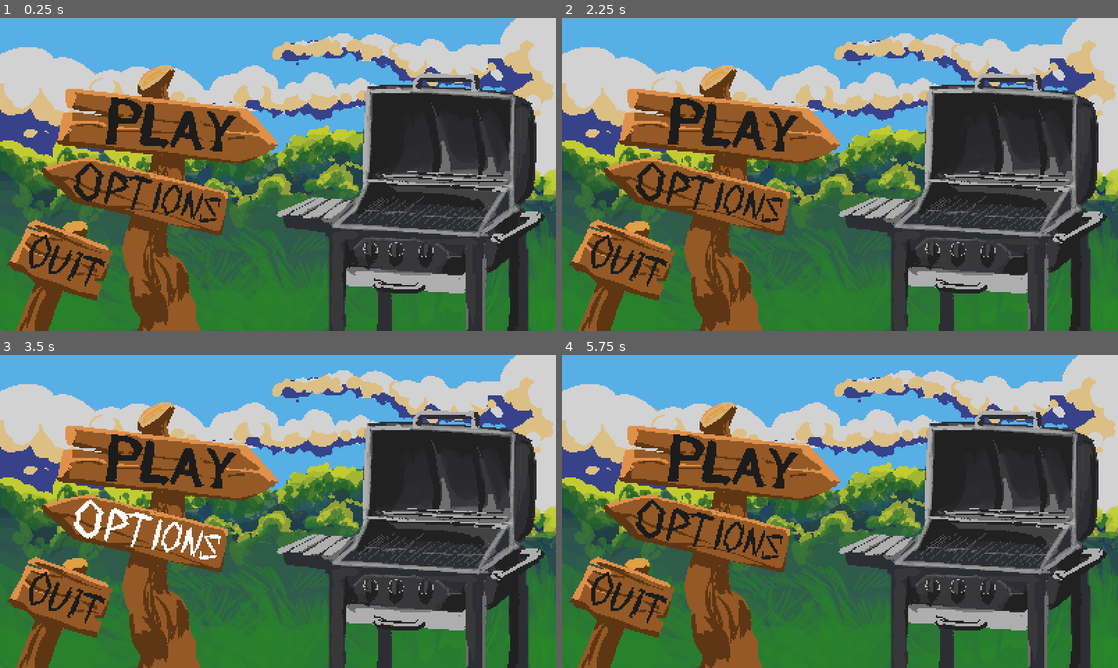
Above: before the commit, frames 1-4 (two rows, left to right).
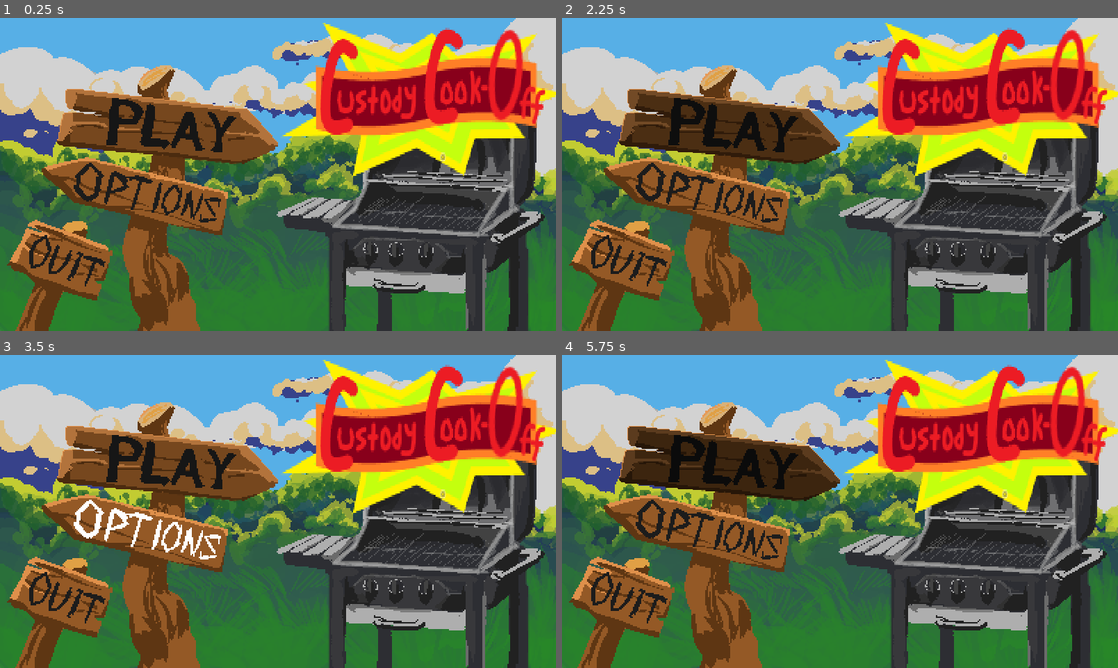
Above: after the commit, the same moments.

Repository: Drury-Indie-Game-Studio/GGJ2024
Game: Godot game, scene res://Scenes/MainMenuBackground.tscn
The game is run twice, just before and just after one commit, with the same random seed, the same clock (stepped at 60 frames per second) and the same inputs.
Inputs (mouse positions are in pixels of both pictures, inside the frame that each line leads up to):
- Up to frame 1 (0.25 s): no input
- Up to frame 2 (2.25 s): click (840, 174) at 0.5 s; click (840, 174) at 1.25 s; move the mouse to (962, 158) at 2.02 s; hold Right (ui_right) from 2.03 s (still down)
- Up to frame 3 (3.5 s): move the mouse to (166, 527) at 2.77 s; release Right (ui_right) at 2.78 s; hold Down (ui_down) from 2.78 s (still down)
- Up to frame 4 (5.75 s): move the mouse to (895, 442) at 3.52 s; release Down (ui_down) at 3.53 s; hold Right (ui_right) 3.53-4.28 s; tap Enter at 4.25 s; move the mouse to (812, 574) at 4.27 s; hold Up (ui_up) 4.28-5.03 s; move the mouse to (1006, 558) at 5.02 s; hold Left (ui_left) from 5.03 s (still down)

The runs differ from the first frame. In frame 1, 19% of the frame differs, in the area x 10-100%, y 1-51%; in frame 2, 19%; in frame 3, 19%; in frame 4, 19%.

Commit message:
Play button animation

Diff:
--- a/Scenes/MainMenu.tscn
+++ b/Scenes/MainMenu.tscn
@@ -1,16 +1,17 @@
-[gd_scene load_steps=13 format=3 uid="uid://bw14epdojylv3"]
+[gd_scene load_steps=14 format=3 uid="uid://bw14epdojylv3"]
 
 [ext_resource type="Script" path="res://Assets/Scripts/StartButton.gd" id="1_lndyy"]
-[ext_resource type="Texture2D" uid="uid://cnlnojewacvb1" path="res://Assets/Sprites/Start_01.png" id="2_gqp1m"]
-[ext_resource type="Texture2D" uid="uid://c8sp27ei2tull" path="res://Assets/Sprites/Start_02.png" id="3_urk6g"]
-[ext_resource type="Texture2D" uid="uid://b1hc2h3rbw3n" path="res://Assets/Sprites/Start_03.png" id="4_bx0yi"]
-[ext_resource type="Texture2D" uid="uid://chyb2keyqov7i" path="res://Assets/Sprites/Start_04.png" id="5_ur14n"]
-[ext_resource type="Texture2D" uid="uid://2qrmcnxls6b2" path="res://Assets/Sprites/Start_05.png" id="6_q0veq"]
-[ext_resource type="Texture2D" uid="uid://ddue0q448njhc" path="res://Assets/Sprites/Start_06.png" id="7_0fcf2"]
-[ext_resource type="Texture2D" uid="uid://d4baxq6xk8le4" path="res://Assets/Sprites/Start_07.png" id="8_730sm"]
-[ext_resource type="Texture2D" uid="uid://df5m4f4oxrflq" path="res://Assets/Sprites/Start_08.png" id="9_wu50f"]
+[ext_resource type="Texture2D" uid="uid://cnlnojewacvb1" path="res://Assets/Sprites/Start/Start_01.png" id="2_gqp1m"]
+[ext_resource type="Texture2D" uid="uid://c8sp27ei2tull" path="res://Assets/Sprites/Start/Start_02.png" id="3_urk6g"]
+[ext_resource type="Texture2D" uid="uid://b1hc2h3rbw3n" path="res://Assets/Sprites/Start/Start_03.png" id="4_bx0yi"]
+[ext_resource type="Texture2D" uid="uid://chyb2keyqov7i" path="res://Assets/Sprites/Start/Start_04.png" id="5_ur14n"]
+[ext_resource type="Texture2D" uid="uid://2qrmcnxls6b2" path="res://Assets/Sprites/Start/Start_05.png" id="6_q0veq"]
+[ext_resource type="Texture2D" uid="uid://ddue0q448njhc" path="res://Assets/Sprites/Start/Start_06.png" id="7_0fcf2"]
+[ext_resource type="Texture2D" uid="uid://d4baxq6xk8le4" path="res://Assets/Sprites/Start/Start_07.png" id="8_730sm"]
+[ext_resource type="Texture2D" uid="uid://df5m4f4oxrflq" path="res://Assets/Sprites/Start/Start_08.png" id="9_wu50f"]
 [ext_resource type="Script" path="res://Scenes/Quit.gd" id="10_n83ec"]
 [ext_resource type="Script" path="res://Scenes/Settings.gd" id="11_vsct0"]
+[ext_resource type="Texture2D" uid="uid://dndysfr5gpkje" path="res://Assets/Sprites/MainMenu/Custody_Cook-Off_Logo.png" id="12_6jvr6"]
 
 [sub_resource type="SpriteFrames" id="SpriteFrames_v65os"]
 animations = [{
@@ -71,6 +72,7 @@
 layout_mode = 2
 
 [node name="Label" type="Label" parent="VBoxContainer - Main"]
+self_modulate = Color(1, 1, 1, 0)
 custom_minimum_size = Vector2(256, 256)
 layout_mode = 2
 theme_override_font_sizes/font_size = 100
@@ -113,7 +115,7 @@
 position = Vector2(66, 28.5)
 scale = Vector2(2.63, 2.7125)
 sprite_frames = SubResource("SpriteFrames_v65os")
-animation = &"Focus"
+animation = &"Idle"
 speed_scale = 2.0
 
 [node name="Settings" type="Button" parent="VBoxContainer - Main/VBoxContainer - Buttons"]
@@ -148,6 +150,11 @@
 text = "Copyright © 2024 Drury Indie Game Studio"
 horizontal_alignment = 2
 
+[node name="CustodyCook-offLogo" type="Sprite2D" parent="."]
+position = Vector2(590, 213.5)
+scale = Vector2(2.608, 2.81)
+texture = ExtResource("12_6jvr6")
+
 [connection signal="focus_entered" from="VBoxContainer - Main/VBoxContainer - Buttons/Start" to="VBoxContainer - Main/VBoxContainer - Buttons/Start" method="_on_focus_entered"]
 [connection signal="focus_exited" from="VBoxContainer - Main/VBoxContainer - Buttons/Start" to="VBoxContainer - Main/VBoxContainer - Buttons/Start" method="_on_focus_exited"]
 [connection signal="mouse_entered" from="VBoxContainer - Main/VBoxContainer - Buttons/Start" to="VBoxContainer - Main/VBoxContainer - Buttons/Start" method="_on_mouse_entered"]
--- a/Scenes/MainMenuBackground.tscn
+++ b/Scenes/MainMenuBackground.tscn
@@ -6,10 +6,63 @@
 [ext_resource type="BitMap" uid="uid://sesh3ln4vkla" path="res://Assets/Sprites/MainMenu/menu_play_mask.png" id="4_unk3v"]
 [ext_resource type="Texture2D" uid="uid://5vroh5obvmbg" path="res://Assets/Sprites/MainMenu/menu_options.png" id="5_4bifi"]
 [ext_resource type="Texture2D" uid="uid://xc35mej3hue2" path="res://Assets/Sprites/MainMenu/menu_quit.png" id="5_14wr4"]
+[ext_resource type="Script" path="res://Scenes/PlayButton.gd" id="5_ip4j1"]
 [ext_resource type="Texture2D" uid="uid://d2evto850m3r8" path="res://Assets/Sprites/MainMenu/menu_quit_2.png" id="6_48sar"]
+[ext_resource type="Texture2D" uid="uid://c23kk7g807oyp" path="res://Assets/Sprites/Play/Play_01.png" id="6_pt14n"]
+[ext_resource type="Texture2D" uid="uid://kd4loxa0n7ih" path="res://Assets/Sprites/Play/play_focus.png" id="6_sdspr"]
 [ext_resource type="Texture2D" uid="uid://cl5mx8spboqi4" path="res://Assets/Sprites/MainMenu/menu_options_2.png" id="6_tspjw"]
+[ext_resource type="Texture2D" uid="uid://byamwm3sa4lx3" path="res://Assets/Sprites/Play/Play_02.png" id="7_0p20a"]
 [ext_resource type="BitMap" uid="uid://chaw5v6bg5182" path="res://Assets/Sprites/MainMenu/menu_options_mask.png" id="7_leofl"]
 [ext_resource type="BitMap" uid="uid://c11cyl5a4wrdh" path="res://Assets/Sprites/MainMenu/menu_quit_mask.png" id="7_r8e7u"]
+[ext_resource type="Texture2D" uid="uid://cxj3odtxpa6j5" path="res://Assets/Sprites/Play/Play_03.png" id="8_afmx1"]
+[ext_resource type="Texture2D" uid="uid://brnfxta0rq40o" path="res://Assets/Sprites/Play/Play_04.png" id="9_l6j56"]
+[ext_resource type="Script" path="res://Scenes/SettingsButton.gd" id="9_pdfan"]
+[ext_resource type="Texture2D" uid="uid://bgro5fql7gxaq" path="res://Assets/Sprites/Play/Play_05.png" id="10_0d3iq"]
+[ext_resource type="Texture2D" uid="uid://dw1itv0s81n5t" path="res://Assets/Sprites/Play/Play_06.png" id="11_fg4ul"]
+[ext_resource type="Texture2D" uid="uid://ce0pxi15gptv5" path="res://Assets/Sprites/Play/Play_07.png" id="12_uvtrn"]
+[ext_resource type="Texture2D" uid="uid://dd6baao8hpl1o" path="res://Assets/Sprites/Play/Play_08.png" id="13_gj4pb"]
+[ext_resource type="Script" path="res://Scenes/QuitButton.gd" id="13_l6dej"]
+[ext_resource type="Texture2D" uid="uid://dndysfr5gpkje" path="res://Assets/Sprites/MainMenu/Custody_Cook-Off_Logo.png" id="23_82u8i"]
+
+[sub_resource type="SpriteFrames" id="SpriteFrames_2ku4j"]
+animations = [{
+"frames": [{
+"duration": 1.0,
+"texture": ExtResource("6_sdspr")
+}],
+"loop": true,
+"name": &"Focus",
+"speed": 5.0
+}, {
+"frames": [{
+"duration": 1.0,
+"texture": ExtResource("6_pt14n")
+}, {
+"duration": 1.0,
+"texture": ExtResource("7_0p20a")
+}, {
+"duration": 1.0,
+"texture": ExtResource("8_afmx1")
+}, {
+"duration": 1.0,
+"texture": ExtResource("9_l6j56")
+}, {
+"duration": 1.0,
+"texture": ExtResource("10_0d3iq")
+}, {
+"duration": 1.0,
+"texture": ExtResource("11_fg4ul")
+}, {
+"duration": 1.0,
+"texture": ExtResource("12_uvtrn")
+}, {
+"duration": 1.0,
+"texture": ExtResource("13_gj4pb")
+}],
+"loop": true,
+"name": &"Idle",
+"speed": 5.0
+}]
 
 [node name="Control" type="Control"]
 layout_mode = 3
@@ -34,6 +87,13 @@
 texture_hover = ExtResource("3_74yu0")
 texture_click_mask = ExtResource("4_unk3v")
 stretch_mode = 0
+script = ExtResource("5_ip4j1")
+
+[node name="AnimatedSprite2D" type="AnimatedSprite2D" parent="PlayButton"]
+position = Vector2(960.5, 540.75)
+scale = Vector2(4.7825, 4.77111)
+sprite_frames = SubResource("SpriteFrames_2ku4j")
+animation = &"Focus"
 
 [node name="SettingsButton" type="TextureButton" parent="."]
 layout_mode = 0
@@ -44,6 +104,7 @@
 texture_hover = ExtResource("6_tspjw")
 texture_click_mask = ExtResource("7_leofl")
 stretch_mode = 0
+script = ExtResource("9_pdfan")
 
 [node name="QuitButton" type="TextureButton" parent="."]
 layout_mode = 0
@@ -54,3 +115,14 @@
 texture_hover = ExtResource("6_48sar")
 texture_click_mask = ExtResource("7_r8e7u")
 stretch_mode = 0
+script = ExtResource("13_l6dej")
+
+[node name="CustodyCook-offLogo" type="Sprite2D" parent="."]
+position = Vector2(1472, 286)
+scale = Vector2(4.213, 6.1425)
+texture = ExtResource("23_82u8i")
+
+[node name="AnimatedSprite2D" type="AnimatedSprite2D" parent="."]
+
+[connection signal="mouse_entered" from="PlayButton" to="PlayButton" method="_on_mouse_entered"]
+[connection signal="mouse_exited" from="PlayButton" to="PlayButton" method="_on_mouse_exited"]
--- /dev/null
+++ b/Scenes/PlayButton.gd
@@ -0,0 +1,13 @@
+extends TextureButton
+
+func _ready():
+	get_node("AnimatedSprite2D").play("Idle")
+
+
+
+func _on_mouse_entered():
+	get_node("AnimatedSprite2D").play("Focus")
+
+
+func _on_mouse_exited():
+	get_node("AnimatedSprite2D").play("Idle")
--- /dev/null
+++ b/Scenes/QuitButton.gd
@@ -0,0 +1 @@
+extends TextureButton
--- /dev/null
+++ b/Scenes/SettingsButton.gd
@@ -0,0 +1 @@
+extends TextureButton
Not shown, added: Assets/Sound/Music/dads_present/business_dad.wav.import
Not shown, added: Assets/Sound/Music/dads_present/football_dad.wav.import
Not shown, added: Assets/Sound/Music/dads_present/geeky_dad.wav.import
Not shown, added: Assets/Sound/Music/dads_present/midlifecrisis_dad.wav.import
Not shown, added: Assets/Sound/Music/dads_present/trucker_dad.wav.import
Not shown, added: Assets/Sound/Music/dads_present/unhealthy_dad.wav.import
Binary file added: Assets/Sprites/MainMenu/Custody_Cook-Off_Logo.png
Not shown, added: Assets/Sprites/MainMenu/Custody_Cook-Off_Logo.png.import
Binary file added: Assets/Sprites/Play/Play_01.png
Not shown, added: Assets/Sprites/Play/Play_01.png.import
Binary file added: Assets/Sprites/Play/Play_02.png
Not shown, added: Assets/Sprites/Play/Play_02.png.import
(and 31 more such lines)
